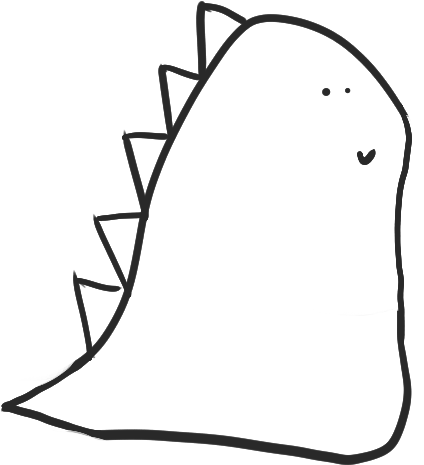
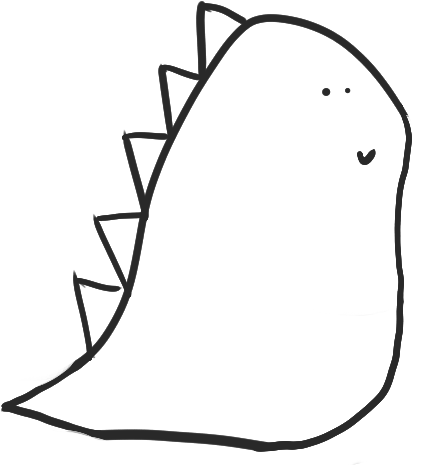
Revision of a layered w=424, h=465 image; what changed, layer by layer:
added layer "idle" above "Pasted Layer" over [252, 291, 412, 465]
hid "Pasted Layer" over [252, 291, 412, 465]
